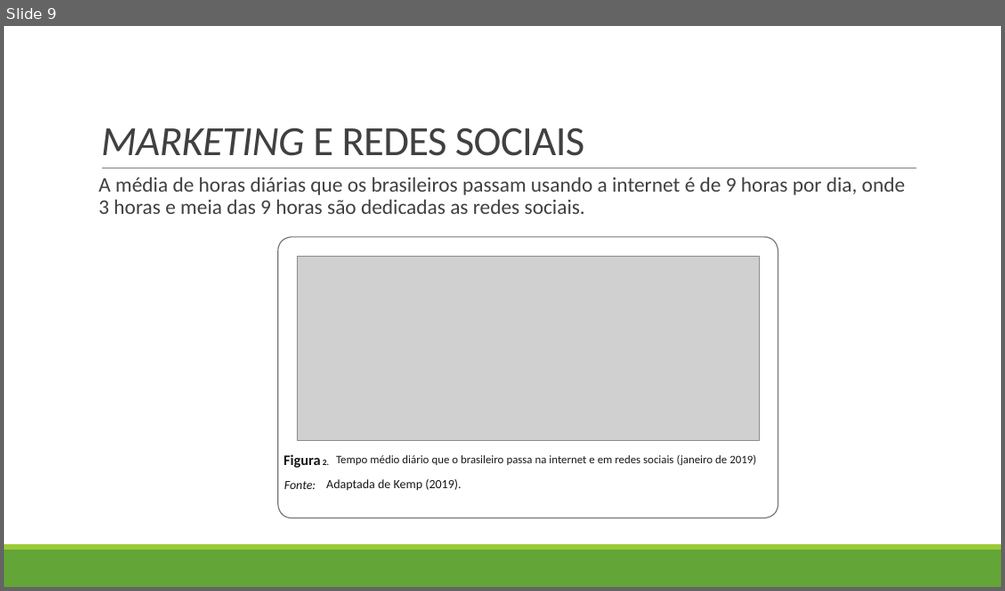
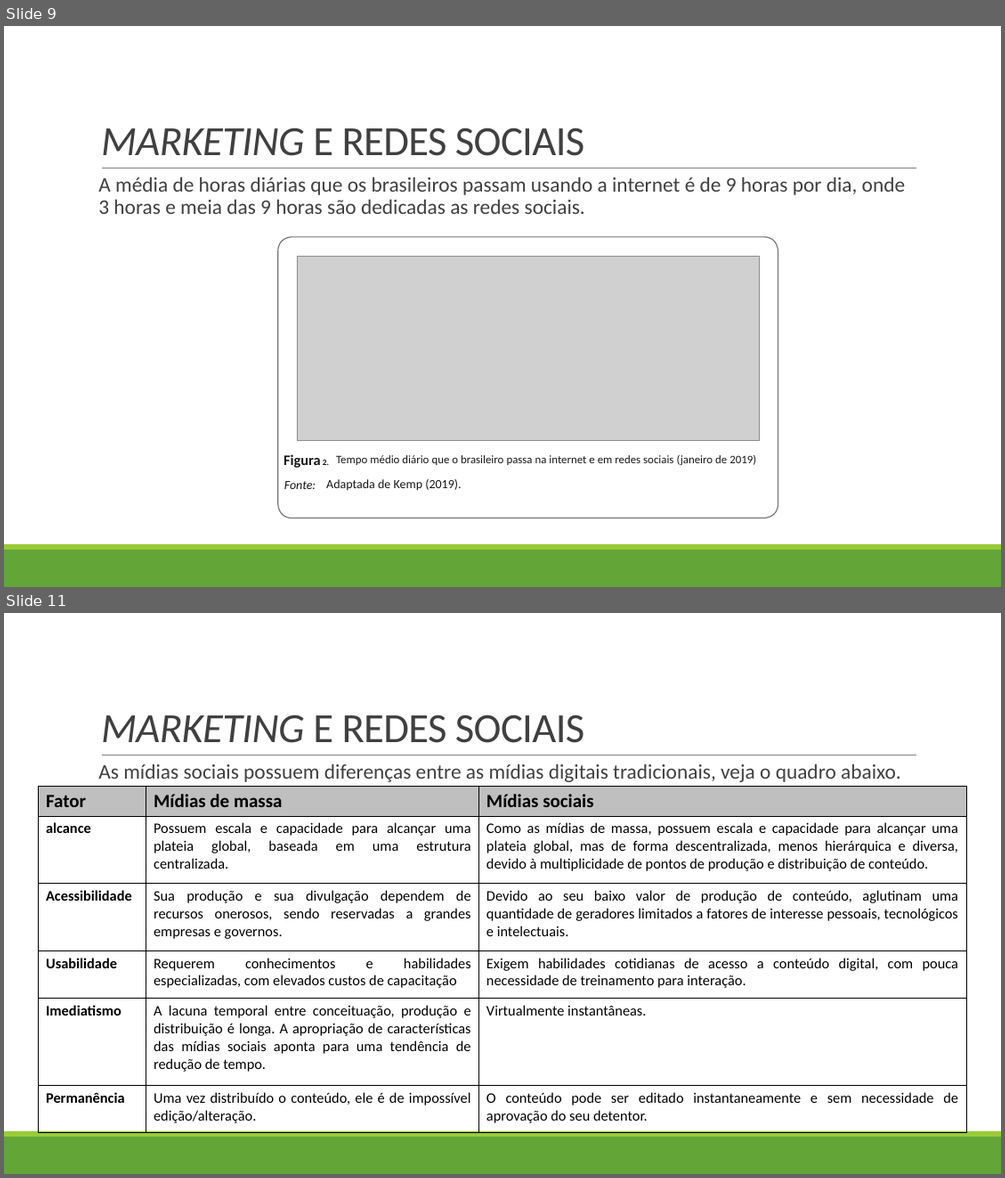
Before and after one commit to LucasHerculanoAmaro/Minhas-Aulas, a slide deck: Euripedes Simões de Paula/Gestão de Conteúdo WEB II/Aula 1/Redes Sociais.pptx. Shown one above the other, each under a label of ours: slide 9 before the commit, slides 9 and 11 after it; the slides between them are not shown. The pictures are 1005x591 and 1005x1178 pixels, drawn with LibreOffice and Linux fonts; fonts in the diff are those of the drawing; grey boxes stand for pictures. Boxes give left, top, right and bottom in pixels: in the first picture for what was removed or moved away, otherwise in the second. Text is boxed around its words. In the diff, an @@ line names an element or a change of style, - is before the commit and + after.

```diff
--- a/Euripedes Simões de Paula/Gestão de Conteúdo WEB II/Aula 1/Redes Sociais.pptx
+++ b/Euripedes Simões de Paula/Gestão de Conteúdo WEB II/Aula 1/Redes Sociais.pptx
@@ slide 11 added at <box>4,613,1001,1174</box>, background #FFFFFF; not listed: 3 template elements that a slide beside it also shows @@
@@ title added at <box>101,714,584,743</box>, 40 pt, text #404040 @@
+MARKETING E REDES SOCIAIS
@@ text added at <box>98,764,901,782</box>, 20 pt, text #404040 @@
+  As mídias sociais possuem diferenças entre as mídias digitais tradicionais, veja o quadro abaixo.
@@ table added at <box>39,786,966,1133</box>, 6 rows, 3 columns @@
+Fator | Mídias de massa | Mídias sociais
+alcance | Possuem escala e capacidade para alcançar uma plateia global, baseada em uma estrutura centralizada. | Como as mídias de massa, possuem escala e capacidade para alcançar uma plateia global, mas de forma descentralizada, menos hierárquica e diversa, devido à multiplicidade de pontos de produção e distribuição de conteúdo.
+Acessibilidade | Sua produção e sua divulgação dependem de recursos onerosos, sendo reservadas a grandes empresas e governos. | Devido ao seu baixo valor de produção de conteúdo, aglutinam uma quantidade de geradores limitados a fatores de interesse pessoais, tecnológicos e intelectuais.
+Usabilidade | Requerem conhecimentos e habilidades especializadas, com elevados custos de capacitação | Exigem habilidades cotidianas de acesso a conteúdo digital, com pouca necessidade de treinamento para interação.
+Imediatismo | A lacuna temporal entre conceituação, produção e distribuição é longa. A apropriação de características das mídias sociais aponta para uma tendência de redução de tempo. | Virtualmente instantâneas.
+Permanência | Uma vez distribuído o conteúdo, ele é de impossível edição/alteração. | O conteúdo pode ser editado instantaneamente e sem necessidade de aprovação do seu detentor.
```
Also in this commit, not shown: 4 other slides added.
